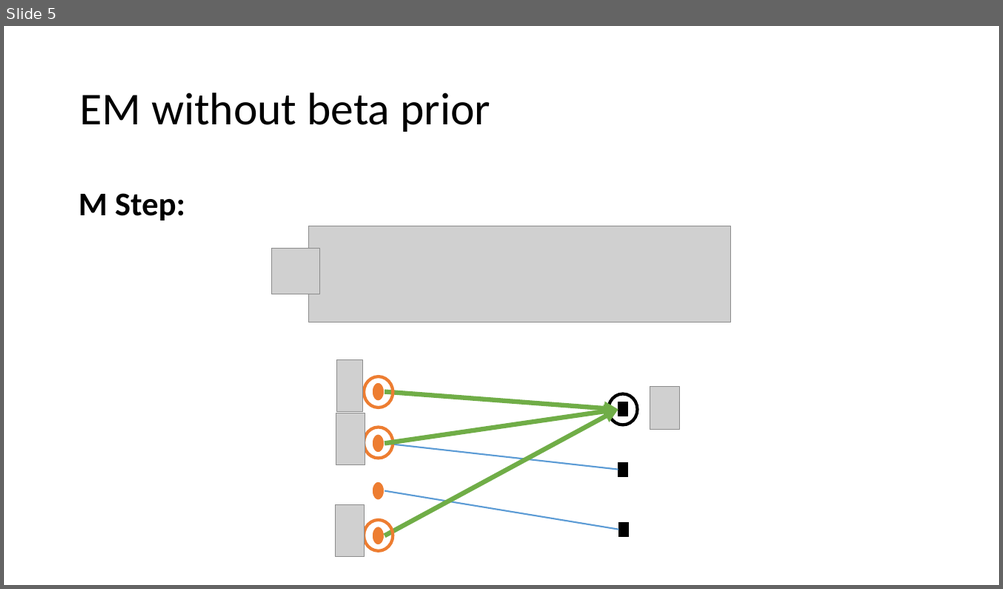
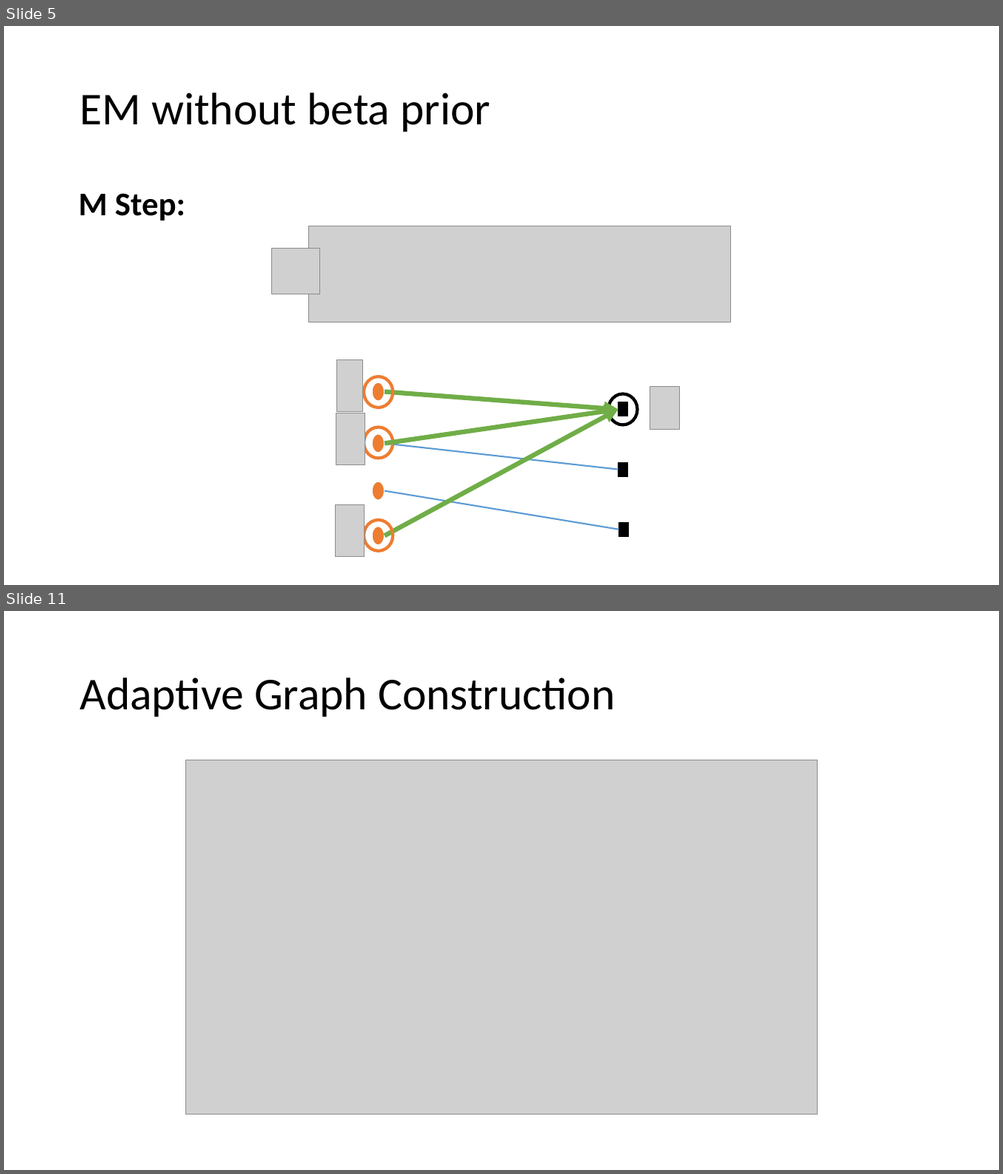
Before and after one commit to BigRedT/crowdsource, a slide deck: PPT/Adaptive Crowdsourcing via EM with Prior.pptx. Shown one above the other, each under a label of ours: slide 5 before the commit, slides 5 and 11 after it; the slides between them are not shown. The pictures are 1003x589 and 1003x1174 pixels, drawn with LibreOffice and Linux fonts; fonts in the diff are those of the drawing; grey boxes stand for pictures. Boxes give left, top, right and bottom in pixels: in the first picture for what was removed or moved away, otherwise in the second. Text is boxed around its words. In the diff, an @@ line names an element or a change of style, - is before the commit and + after.

```diff
--- a/PPT/Adaptive Crowdsourcing via EM with Prior.pptx
+++ b/PPT/Adaptive Crowdsourcing via EM with Prior.pptx
@@ slide 11 added at [4,611,999,1170], background #FFFFFF @@
@@ title added at [79,678,614,717], 44 pt, text #000000 @@
+Adaptive Graph Construction
@@ picture added at [186,760,817,1116] @@
```
Also in this commit, not shown: 2 slides changed, 5 other slides added, 1 slide removed.
